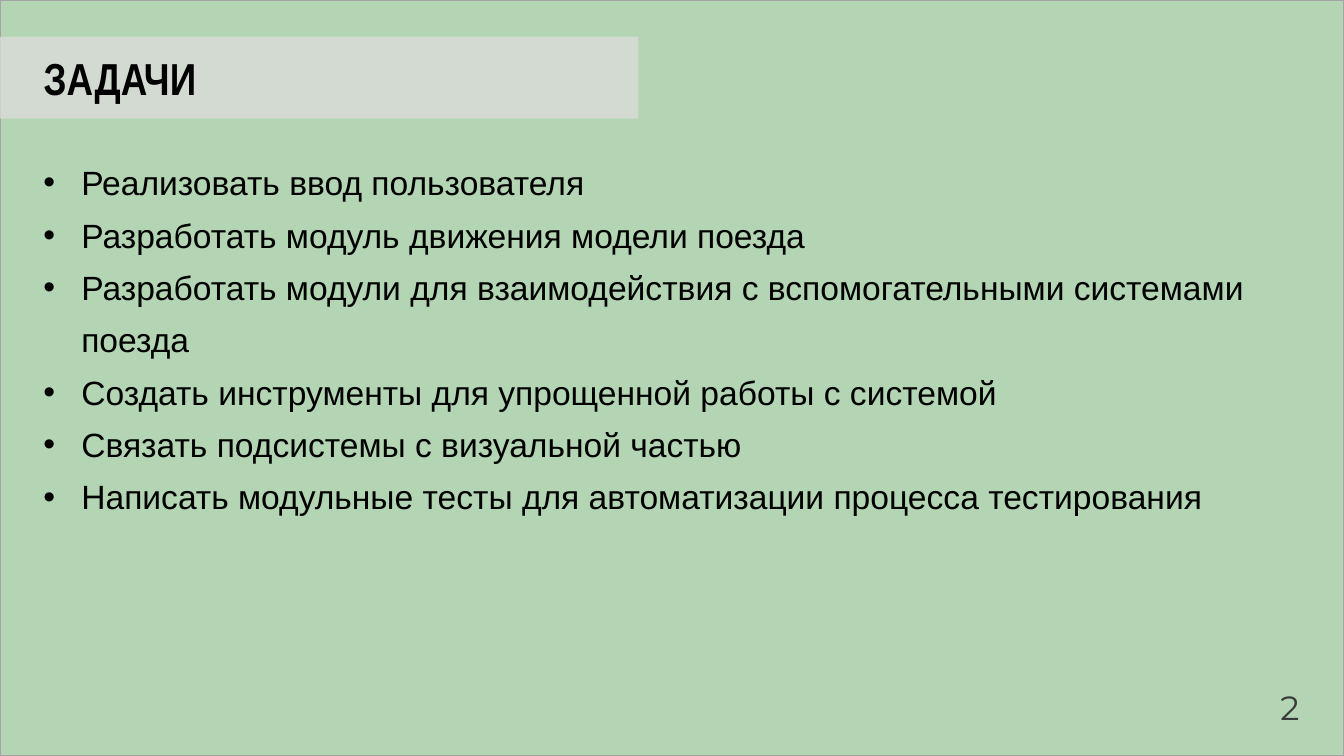
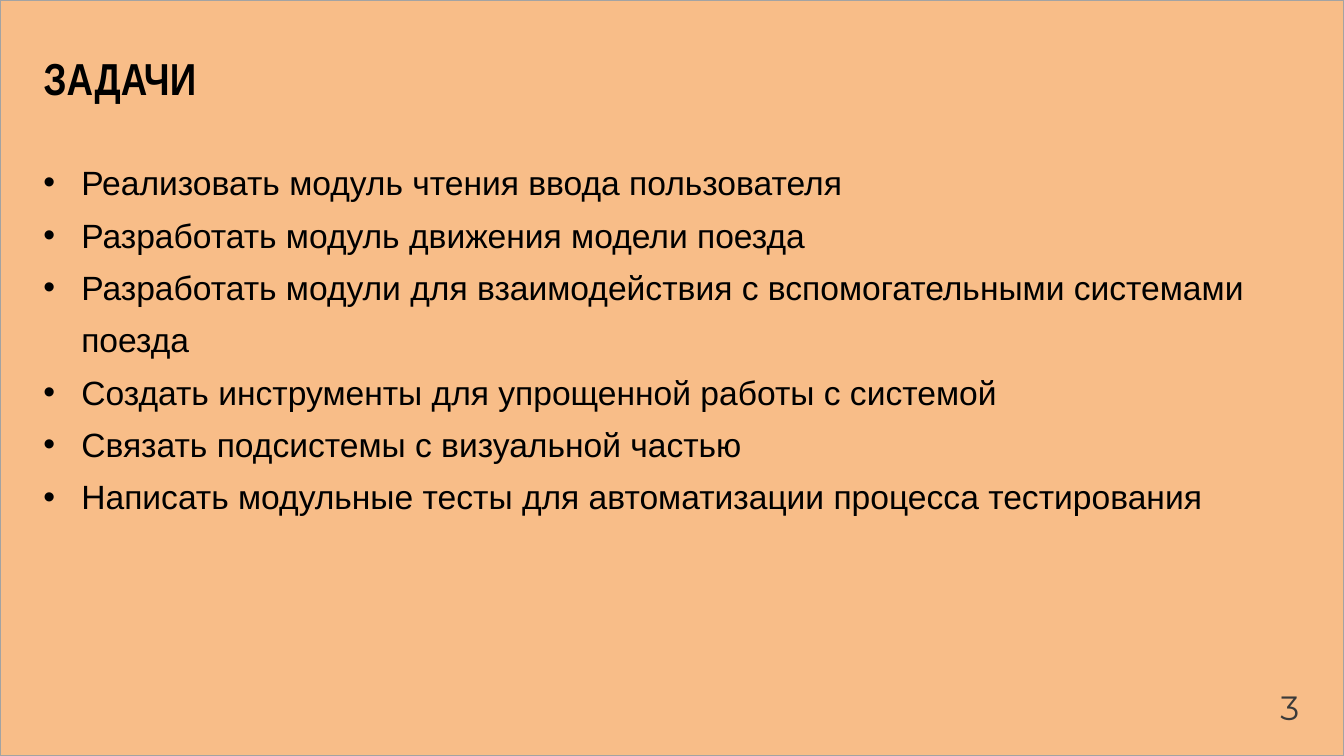
Before and after one commit to Artemor31/Files, a slide deck: slide 3 of Готовые части/NormPreza.pptx. Drawn at 1344x756 pixels with LibreOffice and Linux fonts; fonts in the diff are those of the drawing. Boxes give left, top, right and bottom in pixels: in the first picture for what was removed or moved away, otherwise in the second. Text is boxed around its words. In the diff, an @@ line names an element or a change of style, - is before the commit and + after.

```diff
--- a/Готовые части/NormPreza.pptx
+++ b/Готовые части/NormPreza.pptx
@@ rectangle at (0, 0, 1344, 756): fill #B3D5B4 to #F8BD88 @@
@@ rectangle removed at (0, 36, 638, 118) @@
@@ text at (81, 172, 842, 202): text changed @@
-• Реализовать ввод пользователя
+• Реализовать модуль чтения ввода пользователя
@@ text at (1280, 696, 1299, 720): text changed @@
-2
+3
```
Also in this commit, not shown: 9 other slides changed, 2 slides added, 3 slides removed, 1 other file.
